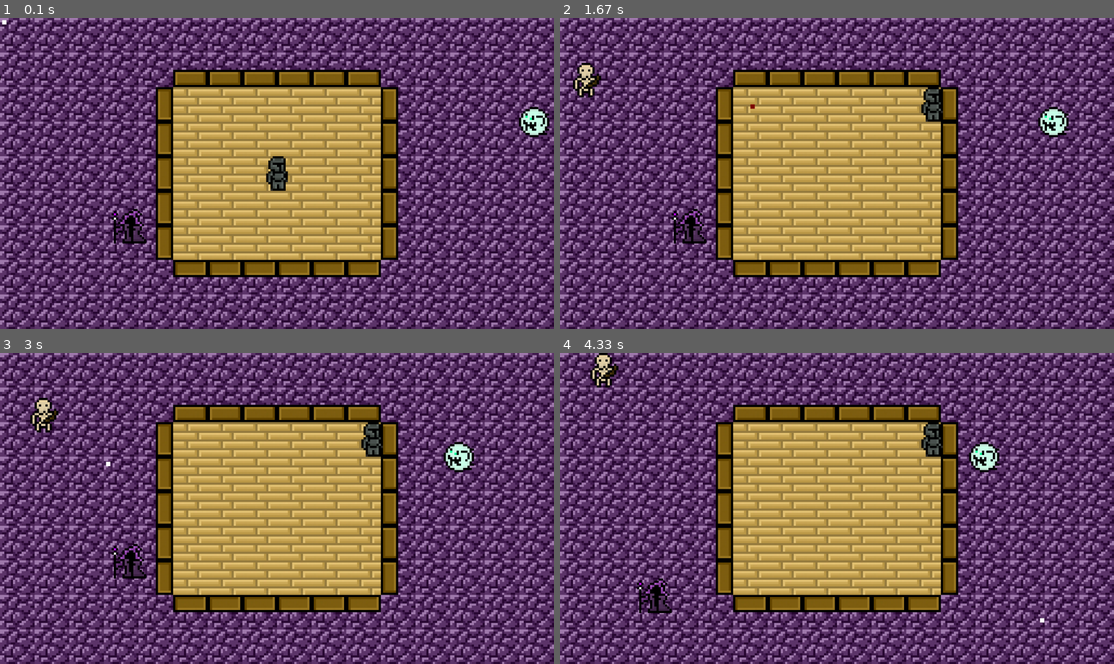
Above: before the commit, frames 1-4 (two rows, left to right).
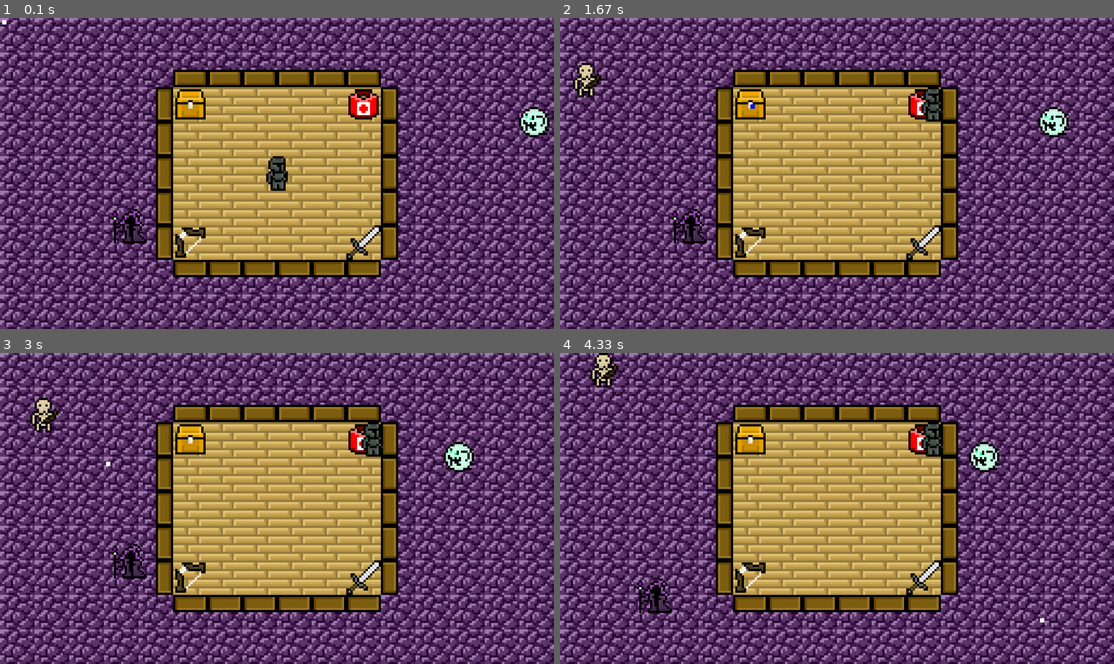
Above: after the commit, the same moments.

Repository: nicolassaez2004/DpProjetos.PyGame
Game: pygame game, started from main.py
The game is run twice, just before and just after one commit, with the same random seed, the same clock (stepped at 60 frames per second) and the same inputs.
Inputs (mouse positions are in pixels of both pictures, inside the frame that each line leads up to):
- Up to frame 1 (0.1 s): no input
- Up to frame 2 (1.67 s): click (748, 105) at 0.38 s; hold D 0.83-1.3 s; hold W 1.33-1.63 s
- Up to frame 3 (3 s): click (277, 530) at 1.72 s; click (144, 511) at 2.05 s; click (365, 440) at 2.38 s; click (105, 461) at 2.88 s
- Up to frame 4 (4.33 s): click (665, 580) at 3.22 s; click (748, 576) at 3.55 s; click (1041, 617) at 4.05 s

The runs differ from the first frame. In frame 1, 1.5% of the frame differs, in the area x 31-69%, y 22-78%; in frame 2, 1.3%; in frame 3, 1.3%; in frame 4, 1.3%.

Commit message:
desenhando objetos

Diff:
--- a/main.py
+++ b/main.py
@@ -271,8 +271,21 @@
 class Object(pygame.sprite.Sprite):
     def __init__(self):
         super().__init__()
+        size = (80,80)
+        auxbau = pygame.image.load('assets/sprites/bau.png')
+        self.bau = pygame.transform.scale(auxbau, size)
+        auxkitmedico = pygame.image.load('assets/sprites/kitmedico.png')
+        self.kitmedico = pygame.transform.scale(auxkitmedico, size)
+        auxarco = pygame.image.load('assets/sprites/arco.png')
+        self.arco = pygame.transform.scale(auxarco, size)
+        auxespada = pygame.image.load('assets/sprites/espada.png')
+        self.espada = pygame.transform.scale(auxespada, size)
 
         self.plataforma = pygame.Rect(360, 120, 560, 480)
+        self.colisao_bau = pygame.Rect(400, 160, 80, 80)
+        self.colisao_kitmedico = pygame.Rect(800, 160, 80, 80)
+        self.colisao_arco = pygame.Rect(400, 480, 80, 80)
+        self.colisao_espada = pygame.Rect(800, 480, 80, 80)
 
 class Gameplay:
     def __init__(self):
@@ -322,6 +335,10 @@
     def desenhar(self):
         self.window.fill(PRETO)
         self.window.blit(self.bg, (0, 0))
+        self.window.blit(self.objeto.bau, (400, 160))
+        self.window.blit(self.objeto.kitmedico, (800, 160))
+        self.window.blit(self.objeto.arco, (400, 480))
+        self.window.blit(self.objeto.espada, (800, 480))
 
         self.skeleton.movimentacao()
         self.wizard.movimentacao()
@@ -345,6 +362,15 @@
         else:
             MOUSE_COLOR = (255, 255, 255)
 
+        if self.mouse_pos.colliderect(self.objeto.colisao_bau):
+            MOUSE_COLOR = (0, 0, 255)
+        if self.mouse_pos.colliderect(self.objeto.colisao_kitmedico):
+            MOUSE_COLOR = (0, 0, 255)
+        if self.mouse_pos.colliderect(self.objeto.colisao_arco):
+            MOUSE_COLOR = (0, 0, 255)
+        if self.mouse_pos.colliderect(self.objeto.colisao_espada):
+            MOUSE_COLOR = (0, 0, 255)
+
     def executar(self):
         while self.rodando:
 
